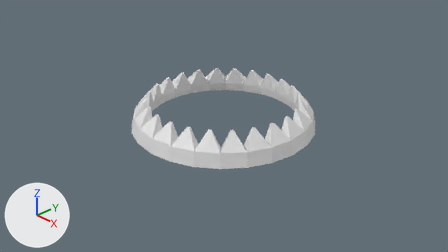
The Blender file Assets/Art/3d/BearTrap.blend, before and after one commit.
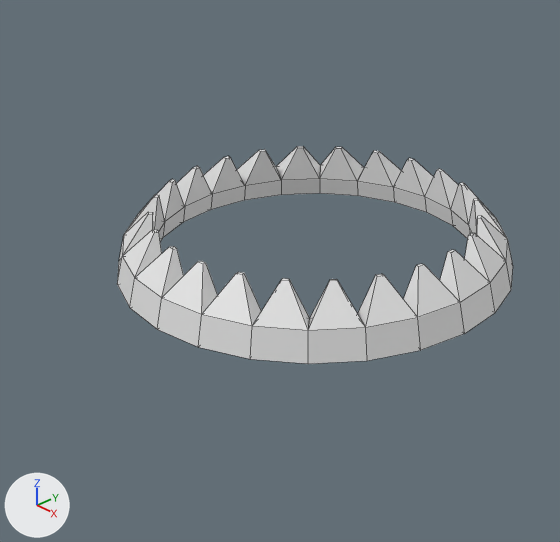
Each version is shown from the file's camera 'Camera', then close up on the part from 17% to 75% of the width and 0% to 100% of the height. Every picture has the same lights, and +X, +Y and +Z are marked at lower left. The close-ups show mesh edges as thin lines.
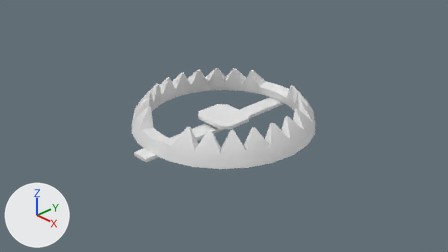
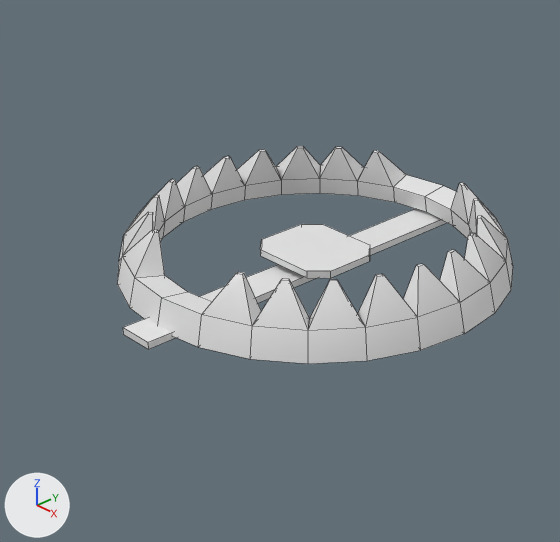
Commit message: Added Bear Trap!!!!!

Boxes (x1, y1, x2, y2) around the edits, measured in the close-ups (560 x 542 px):
'Torus.001', reshaped, modifiers changed
    both: (117, 146, 513, 364)
part 1 of me_torus_001, added
    after: (123, 209, 447, 349)
part 2 of me_torus_001, added
    after: (260, 224, 370, 278)
part 3 of me_torus_001, cut back
    before: (393, 158, 459, 210)
    after: (394, 175, 456, 210)
part 4 of me_torus_001, cut back
    before: (135, 246, 217, 314)
    after: (136, 275, 212, 314)
part 5 of me_torus_001, shading changed
    both: (123, 168, 509, 348)

What changed in the scene script:
```text
Change me_torus_001:
    used by ob_torus_001; location = (0.0, 0.0, 0.0)
    remove me_torus_001.from_pydata(...)  # 192 vertices, 192 faces; spans x -1.66..1.66, y -1.66..1.66, z 0.0..0.53
    add me_torus_001.from_pydata(...)  # 200 vertices, 192 faces; spans x -1.66..1.66, y -1.86..1.86, z -0.03..0.53
    me_torus_001 part 1: a new loose piece, a box spanning x -0.158..0.158, y -1.863..1.863, z -0.031..0.031
    me_torus_001 part 2: a new loose piece of 16 vertices spanning x -0.42..0.42, y -0.36..0.36, z 0.1..0.16
    me_torus_001 part 3
    8 vertices are removed from x -0.21..0.21, y 1.32..1.36, z 0.52..0.53
    10 faces are deleted
    2 new faces join them
    me_torus_001 part 4
    8 vertices are removed from x -0.21..0.21, y -1.36..-1.32, z 0.52..0.53
    10 faces are deleted
    2 new faces join them
    me_torus_001 part 5: 172 kept faces spanning x -1.66..1.66, y -1.66..1.66, z 0.0..0.53 are now shaded smooth
Change ob_torus_001:
    add _m = ob_torus_001.modifiers.new('EdgeSplit', 'EDGE_SPLIT')
```
